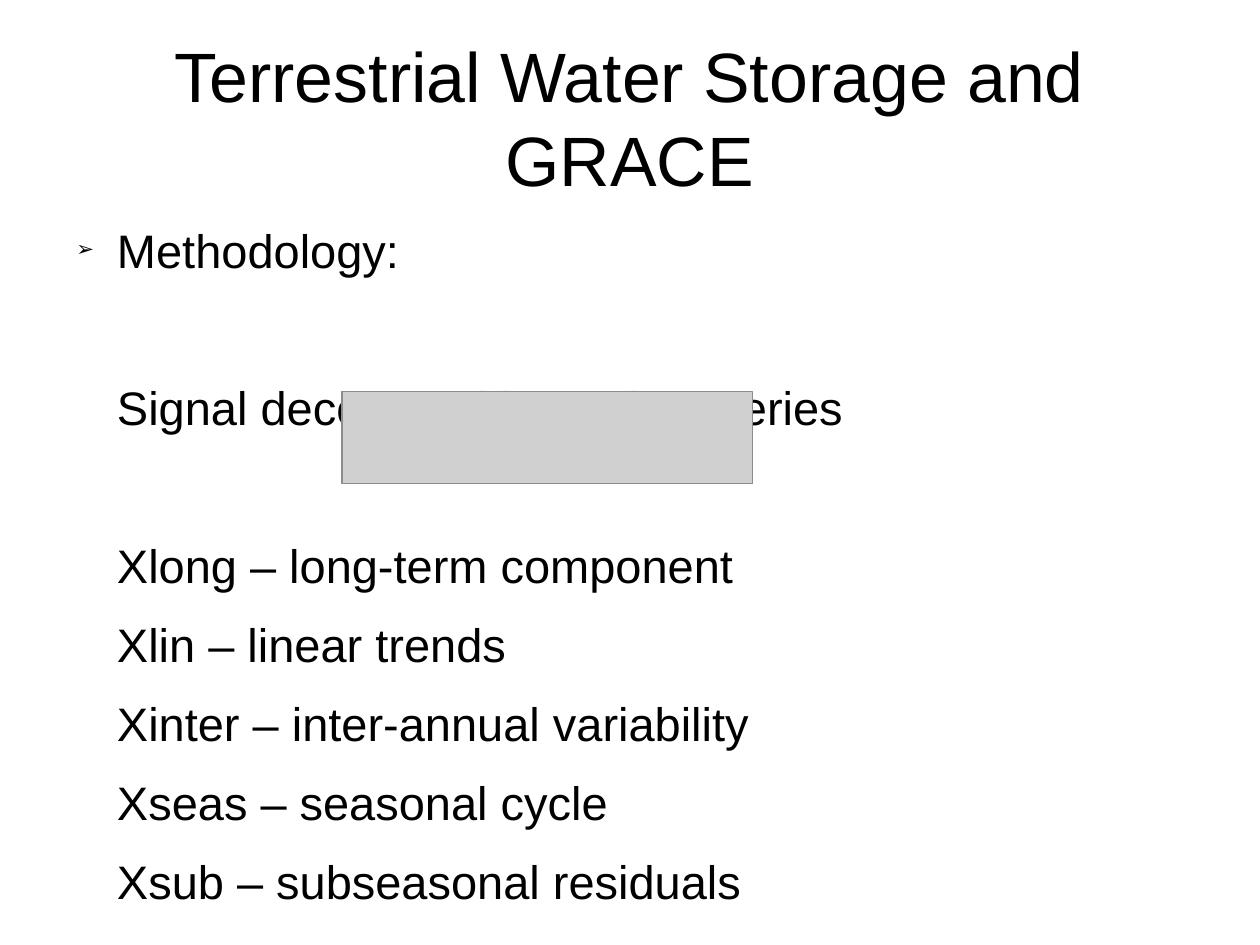
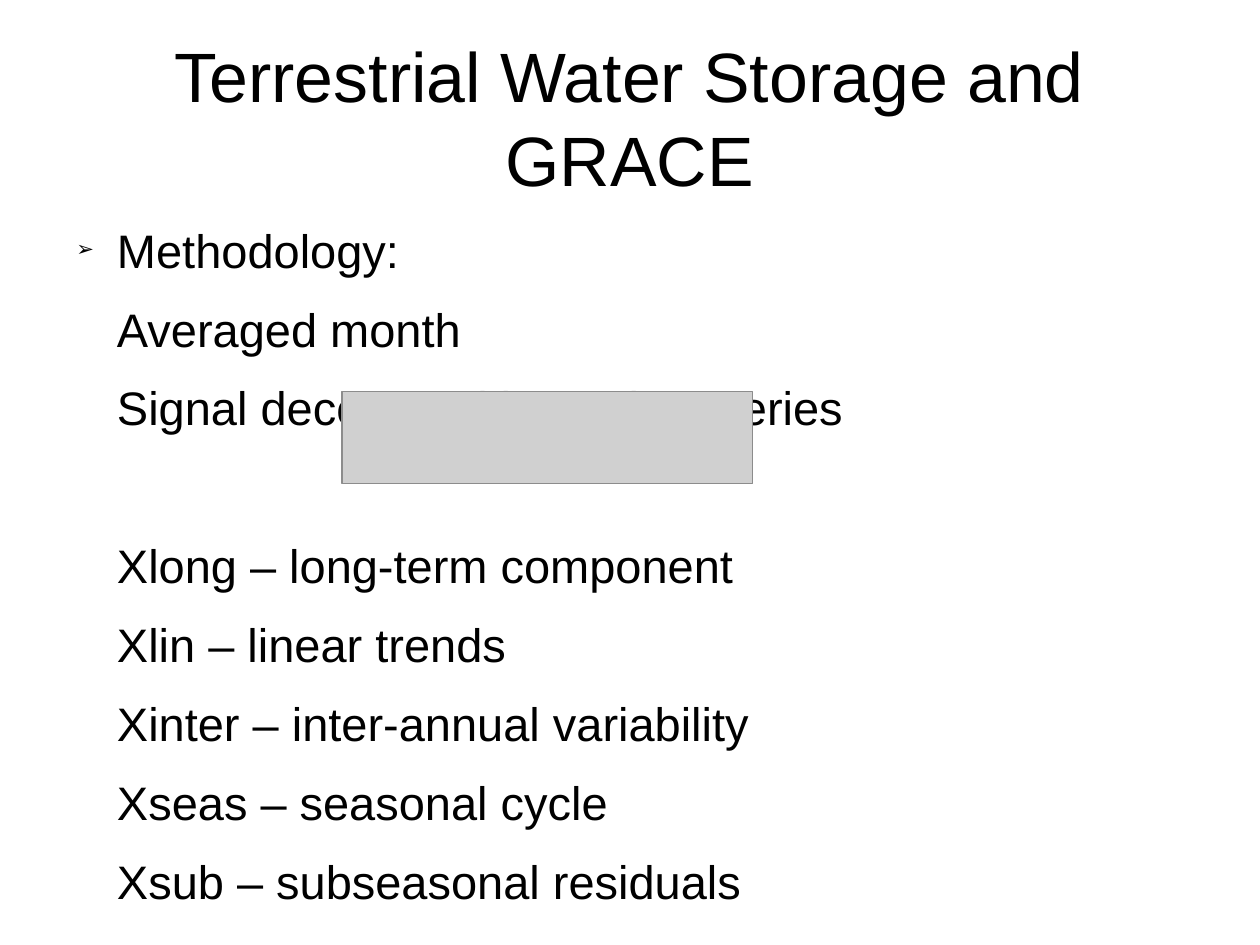
Before and after one commit to fvgatts/apresenta-o, a slide deck: slide 6 of presentation-TWSandGRACE.odp (slide 2 before the commit). Drawn at 1260x945 pixels with LibreOffice and Linux fonts; fonts in the diff are those of the drawing; grey boxes stand for pictures. Boxes give left, top, right and bottom in pixels: in the first picture for what was removed or moved away, otherwise in the second. Text is boxed around its words. In the diff, an @@ line names an element or a change of style, - is before the commit and + after.

Commit message:
Second draft - better explanation about GRACE data

```diff
--- a/presentation-TWSandGRACE.odp
+++ b/presentation-TWSandGRACE.odp
@@ text at [117,313,461,355]: paragraph added @@
+Averaged month
```
Also in this commit, not shown: 1 other slide changed, 5 slides added.
